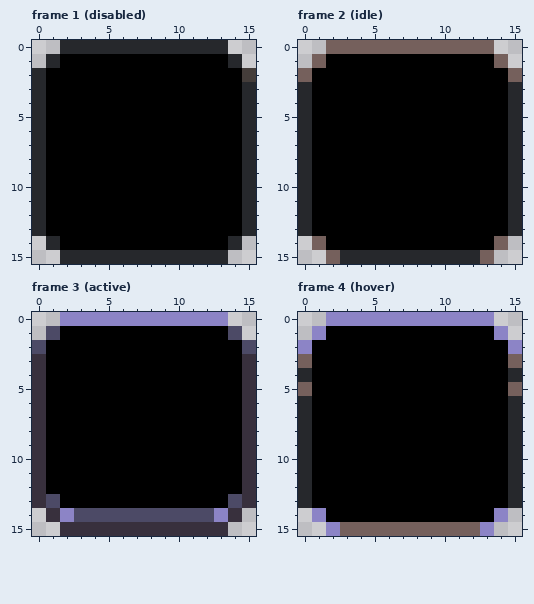
File history of a pixel-art file, sprites/button_small.aseprite. That is the earlier state.
16x16 pixels, 5 frames. Shown: frame 1 (disabled), frame 2 (idle), frame 3 (active), frame 4 (hover). The commit also changed other frames, which this record leaves out.
Once edited:
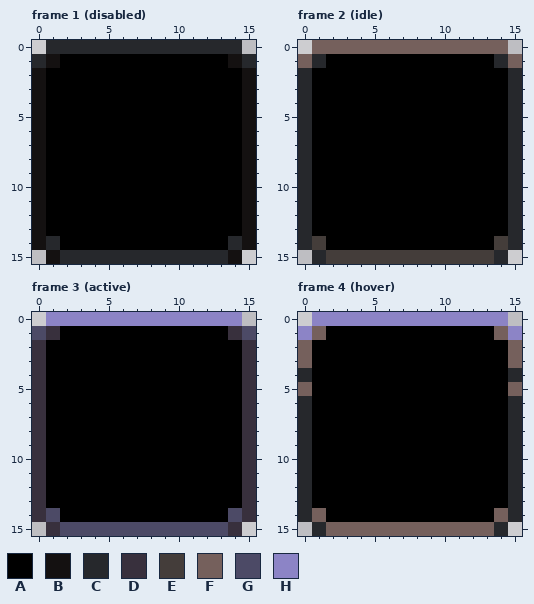
Palette (. is transparent): A #000000  B #141111  C #26282c  D #38303d  E #443d3a  F #75605c  G #4c4a66  H #8c84c6
Edits made:
Frame 1 (disabled):
y 0: x 1 . -> C; x 14 . -> C
y 1: x 0..1 .C -> CB; x 14..15 C. -> BC
y 2: x 0 C -> B; x 15 E -> B
y 3..13: x 0 C -> B; x 15 C -> B
y 14: x 0 . -> B; x 15 . -> B
y 15: x 1 . -> B; x 14 . -> B
Frame 2 (idle):
y 0: x 1 . -> F; x 14 . -> F
y 1: x 0..1 .F -> FC; x 14..15 F. -> CF
y 2: x 0 F -> C; x 15 F -> C
y 14: x 0..1 .F -> CE; x 14..15 F. -> EC
y 15: x 1..14 .FCCCCCCCCCCF. -> CEEEEEEEEEEEEC
Frame 3 (active):
y 0: x 1 . -> H; x 14 . -> H
y 1: x 0..1 .G -> GD; x 14..15 G. -> DG
y 2: x 0 G -> D; x 15 G -> D
y 13: x 1 G -> A; x 14 G -> A
y 14: x 0..15 .DHGGGGGGGGGGHD. -> DGAAAAAAAAAAAAGD
y 15: x 1..14 .DDDDDDDDDDDD. -> DGGGGGGGGGGGGD
Frame 4 (hover):
y 0: x 1 . -> H; x 14 . -> H
y 1: x 0..1 .H -> HF; x 14..15 H. -> FH
y 2: x 0 H -> F; x 15 H -> F
y 14: x 0..1 .H -> CF; x 14..15 H. -> FC
y 15: x 1..2 .H -> CF; x 13..14 H. -> FC
